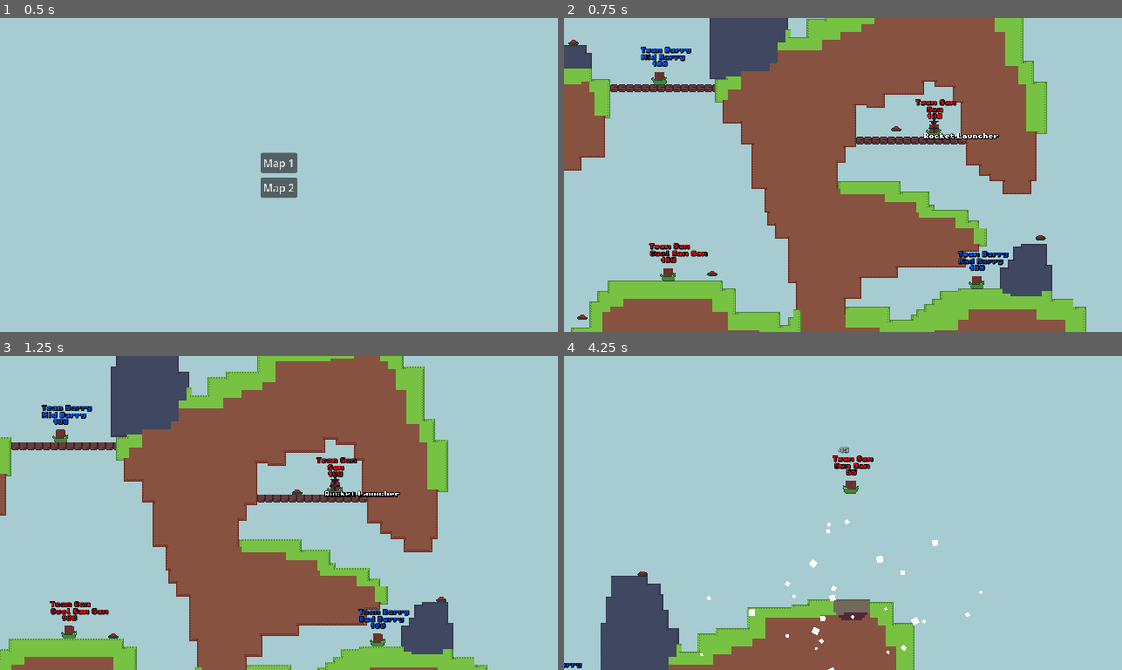
Above: before the commit, frames 1-4 (two rows, left to right).
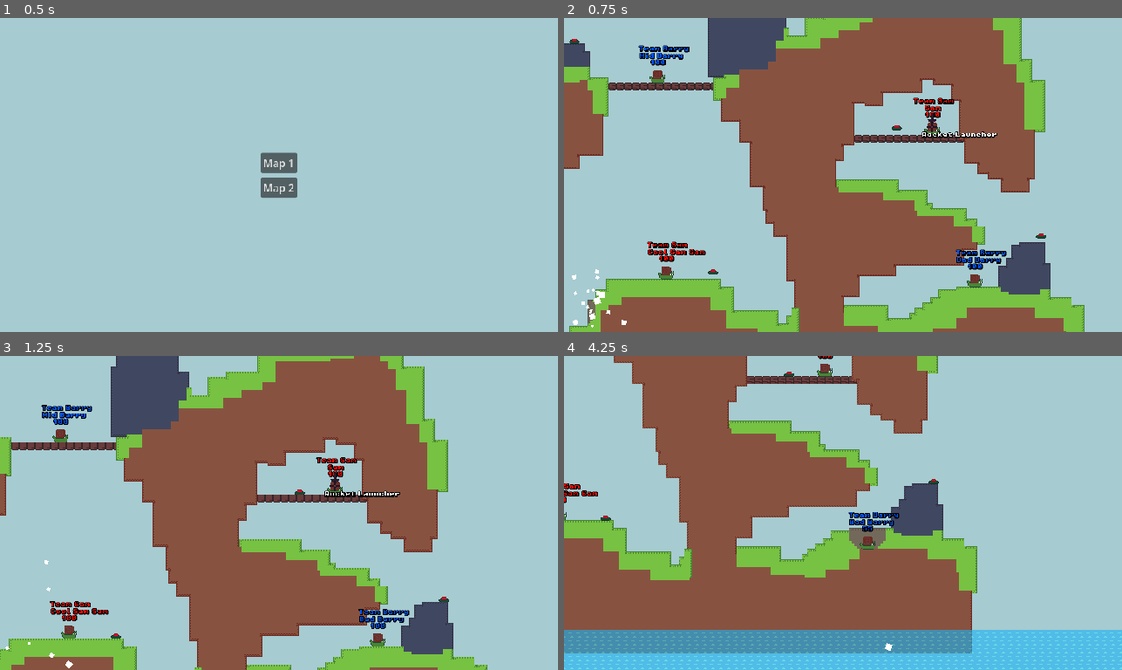
Above: after the commit, the same moments.

Repository: codingbanana21/Snail-Wars
Game: Godot game, scene res://scenes/game.tscn
The game is run twice, just before and just after one commit, with the same random seed, the same clock (stepped at 60 frames per second) and the same inputs.
Inputs (mouse positions are in pixels of both pictures, inside the frame that each line leads up to):
- Up to frame 1 (0.5 s): no input
- Up to frame 2 (0.75 s): click "Map 1" at 0.5 s
- Up to frame 3 (1.25 s): no input
- Up to frame 4 (4.25 s): tap Enter (skip) at 1.25 s; move the mouse to (870, 513) at 1.27 s; press the mouse at (870, 513) at 1.28 s; hold D (right) 1.28-2.78 s; tap W (jump) at 1.52, 2.27, 3.77 s; move the mouse to (815, 513) at 2.02 s; release the mouse at (815, 513) at 2.03 s; tap Mouse wheel down (last_weapon) at 2.1 s; move the mouse to (854, 506) at 2.77 s; hold A (left) 2.78-3.53 s; tap Mouse wheel up (next_weapon) at 2.85 s; move the mouse to (837, 519) at 3.52 s; hold D (right) from 3.53 s (still down); click (837, 519) at 3.6 s

Frame 1 is identical in both runs. In frame 2, 7.9% of the frame differs, in the area x 0-94%, y 0-100%; in frame 3, 0.1%; in frame 4, 53%, in the area x 0-100%, y 0-100%.

Commit message:
Added some sounds

Diff:
--- a/assets/hit_flash.gdshader
+++ /dev/null
@@ -1,11 +0,0 @@
-shader_type canvas_item;
-
-uniform vec4 hit_flash_color: source_color = vec4(1.0, 1.0, 1.0, 1.0);
-uniform bool hit_flash_on = false;
-
-
-void fragment() {
-	vec4 spite_color = texture(TEXTURE, UV);
-	vec3 final_rgb = hit_flash_on ? hit_flash_color.rgb : spite_color.rgb;
-	COLOR = vec4(final_rgb, spite_color.a);
-}
--- a/projectiles/grenade.tscn
+++ b/projectiles/grenade.tscn
@@ -4,7 +4,7 @@
 [ext_resource type="Texture2D" uid="uid://qlt5j1ltdxr2" path="res://assets/images/grenade.png" id="2_5t3jc"]
 
 [sub_resource type="CircleShape2D" id="CircleShape2D_qhqgy"]
-radius = 5.0
+radius = 4.0
 
 [node name="Grenade" unique_id=791496552 instance=ExtResource("1_yss3y")]
 bounce = true
--- a/projectiles/tnt.tscn
+++ b/projectiles/tnt.tscn
@@ -4,7 +4,7 @@
 [ext_resource type="Texture2D" uid="uid://b7fgok4ioqjf" path="res://assets/images/tnt.png" id="2_gjjih"]
 
 [sub_resource type="CircleShape2D" id="CircleShape2D_gjjih"]
-radius = 6.0
+radius = 5.0
 
 [node name="TNT" unique_id=791496552 instance=ExtResource("1_2ywih")]
 damage = 75.0
--- a/scenes/player.tscn
+++ b/scenes/player.tscn
@@ -4,7 +4,10 @@
 [ext_resource type="Texture2D" uid="uid://bdm5g2j38707a" path="res://assets/images/snail.png" id="3_dqkch"]
 [ext_resource type="LabelSettings" uid="uid://cm76igu117yxn" path="res://assets/fonts/label_settings.tres" id="3_qhqgy"]
 [ext_resource type="Texture2D" uid="uid://dyocank7ysnuk" path="res://assets/images/arrow.png" id="5_qlg0r"]
+[ext_resource type="AudioStream" uid="uid://bh853f128q8t7" path="res://assets/sounds/ooff1.mp3" id="6_fjrip"]
 [ext_resource type="Texture2D" uid="uid://bekdgnnikk6tf" path="res://assets/images/shot.png" id="6_tuyoq"]
+[ext_resource type="AudioStream" uid="uid://dga6pd2qr6mhc" path="res://assets/sounds/looser.mp3" id="7_fjrip"]
+[ext_resource type="AudioStream" uid="uid://dov8abymctmg1" path="res://assets/sounds/impressive1.mp3" id="8_smehm"]
 
 [sub_resource type="RectangleShape2D" id="RectangleShape2D_fjrip"]
 size = Vector2(22, 17)
@@ -65,6 +68,20 @@
 visible = false
 texture = ExtResource("5_qlg0r")
 
+[node name="Ooff" type="AudioStreamPlayer" parent="." unique_id=523737660]
+stream = ExtResource("6_fjrip")
+pitch_scale = 1.7
+
+[node name="Looser" type="AudioStreamPlayer" parent="." unique_id=167378126]
+stream = ExtResource("7_fjrip")
+volume_db = 10.0
+pitch_scale = 1.7
+
+[node name="Impressive" type="AudioStreamPlayer" parent="." unique_id=253486996]
+stream = ExtResource("8_smehm")
+volume_db = 10.0
+pitch_scale = 1.6
+
 [node name="NextPlayerTimer" type="Timer" parent="." unique_id=968713583]
 wait_time = 3.0
 one_shot = true
--- a/scripts/player.gd
+++ b/scripts/player.gd
@@ -7,6 +7,9 @@
 @onready var hp_label: Label = $HpLabel
 @onready var shot_bar: TextureProgressBar = $ShotBar
 @onready var arrow: Sprite2D = $Arrow
+@onready var ooff: AudioStreamPlayer = $Ooff
+@onready var looser: AudioStreamPlayer = $Looser
+@onready var impressive: AudioStreamPlayer = $Impressive
 @onready var next_player_timer: Timer = $NextPlayerTimer
 
 @export var player_number: int = 0
@@ -42,7 +45,7 @@
 		snail.flip_h = false
 
 	# skip dead player
-	if (hp <= 0 or global_position.y >= 200) and player_turn_part != 0:
+	if (hp < 1 or global_position.y >= 200) and player_turn_part != 0:
 		player_turn_part = 0
 		Globals.next_player(true)
 		return
@@ -131,18 +134,26 @@
 
 func damage(hurt_damage: float):
 	hp -= hurt_damage
-	hp_label.text = str(roundi(hp))
+	hp_label.text = str(int(hp))
+
 	var hit_text: Label = load("res://scenes/hit_text.tscn").instantiate()
-	hit_text.text = str(roundi(hurt_damage))
+	hit_text.text = str(int(hurt_damage))
 	add_child(hit_text)
+
+	if player_turn_part != 0 and hp < 1:
+		impressive.play()
+	elif player_turn_part != 0:
+		looser.play()
+	else:
+		ooff.play()
 
 	if player_turn_part != 0:
 		player_turn_part = 4
-		next_player_timer.start(1.5)
+		next_player_timer.start(3.0)
 
 
 func next_player():
-	if hp <= 0 or global_position.y >= 200:
+	if hp < 1 or global_position.y >= 200:
 		if is_physics_processing():
 			shot_projectile("res://projectiles/snail.tscn", global_position)
 			set_physics_process(false)
--- a/scripts/projectile.gd
+++ b/scripts/projectile.gd
@@ -28,7 +28,7 @@
 		global_position.y = -1024.0
 		velocity.y += speed
 	else:
-		global_position += transform.x * 12.0
+		global_position += transform.x * 16.0
 		velocity += transform.x * speed
 
 
@@ -43,10 +43,12 @@
 	move_and_slide()
 
 	if is_on_floor() and bounce:
-		velocity.y = temp_velocity.y * -0.8
+		velocity.x = temp_velocity.x * 0.9
+		velocity.y = temp_velocity.y * -0.65
 
 	if is_on_wall() and bounce:
-		velocity.x = temp_velocity.x * -0.8
+		velocity.x = temp_velocity.x * -0.65
+		velocity.y = temp_velocity.y * 0.9
 
 
 func explode(end_explode: bool = false):
Not shown, removed: assets/hit_flash.gdshader.uid
Not shown, added: assets/sounds/impressive1.mp3.import
Not shown, added: assets/sounds/looser.mp3.import
Not shown, added: assets/sounds/ooff1.mp3.import
Not shown, added: assets/sounds/trash1.91_v1ext.ogg.import
Not shown, removed: assets/trash1.91_v1ext.ogg.import
Not shown, added: assets/sounds/impressive1.mp3
Not shown, added: assets/sounds/looser.mp3
Not shown, added: assets/sounds/ooff1.mp3
Not shown, added: assets/sounds/trash1.91_v1ext.ogg
